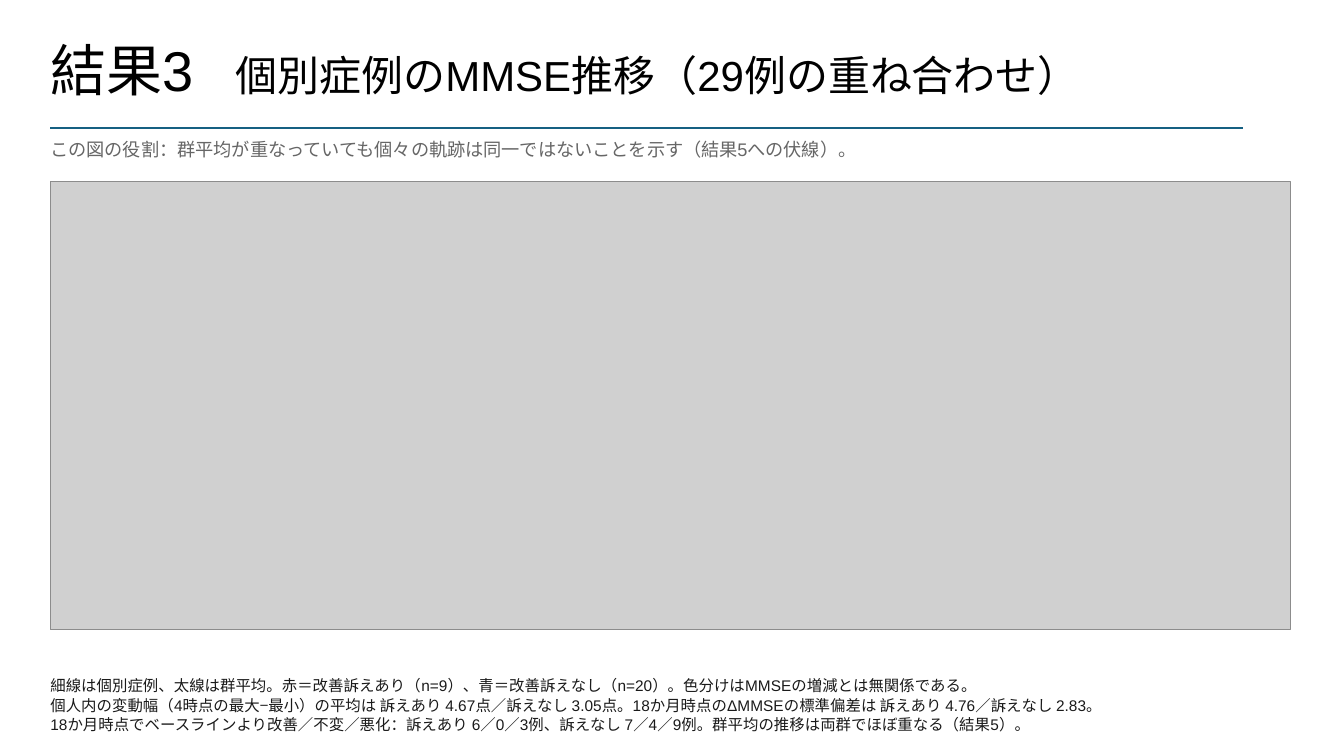
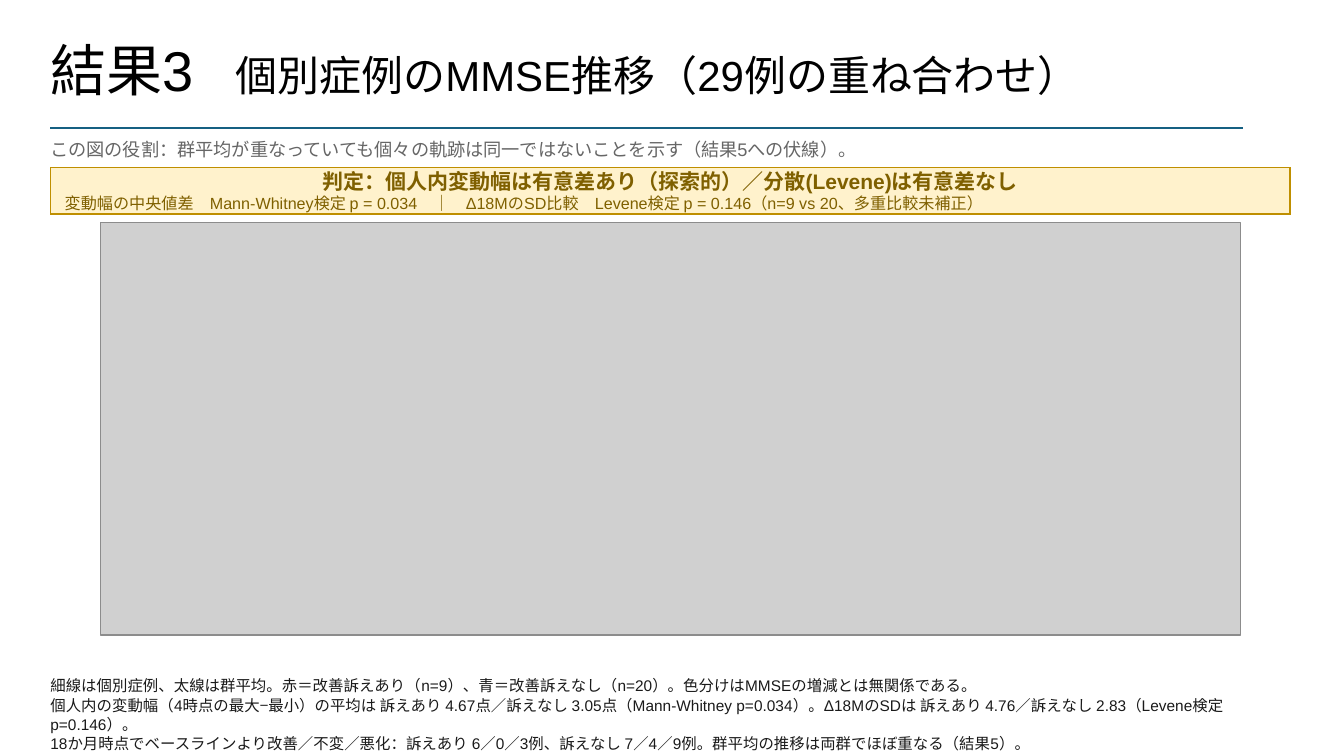
Before and after one commit to Yusuke013186/-, a slide deck: slide 3 of 8月5日に見せるスライド_更新版.pptx. Drawn at 1344x756 pixels with LibreOffice and Linux fonts; fonts in the diff are those of the drawing; grey boxes stand for pictures. Boxes give left, top, right and bottom in pixels: in the first picture for what was removed or moved away, otherwise in the second. Text is boxed around its words. In the diff, an @@ line names an element or a change of style, - is before the commit and + after.

```diff
--- a/8月5日に見せるスライド_更新版.pptx
+++ b/8月5日に見せるスライド_更新版.pptx
@@ rectangle added at (50,167,1291,214), fill #FFF2CC, outline #BF8F00 1 pt, 11.5 pt, text #7F6000 @@
+判定：個人内変動幅は有意差あり（探索的）／分散(Levene)は有意差なし
+変動幅の中央値差 Mann-Whitney検定 p = 0.034 ｜ Δ18MのSD比較 Levene検定 p = 0.146（n=9 vs 20、多重比較未補正）
@@ picture: place and size @@
-picture at (50,181,1291,630)
+picture at (100,223,1240,635)
@@ text at (50,698,1223,733): text changed @@
-個人内の変動幅（4時点の最大−最小）の平均は 訴えあり 4.67点／訴えなし 3.05点。18か月時点のΔMMSEの標準偏差は 訴えあり 4.76／訴えなし 2.83。
+個人内の変動幅（4時点の最大−最小）の平均は 訴えあり 4.67点／訴えなし 3.05点（Mann-Whitney p=0.034）。Δ18MのSDは 訴えあり 4.76／訴えなし 2.83（Levene検定 p=0.146）。
```
Also in this commit, not shown: 4 other slides changed, 1 slide added, 13 other files.
